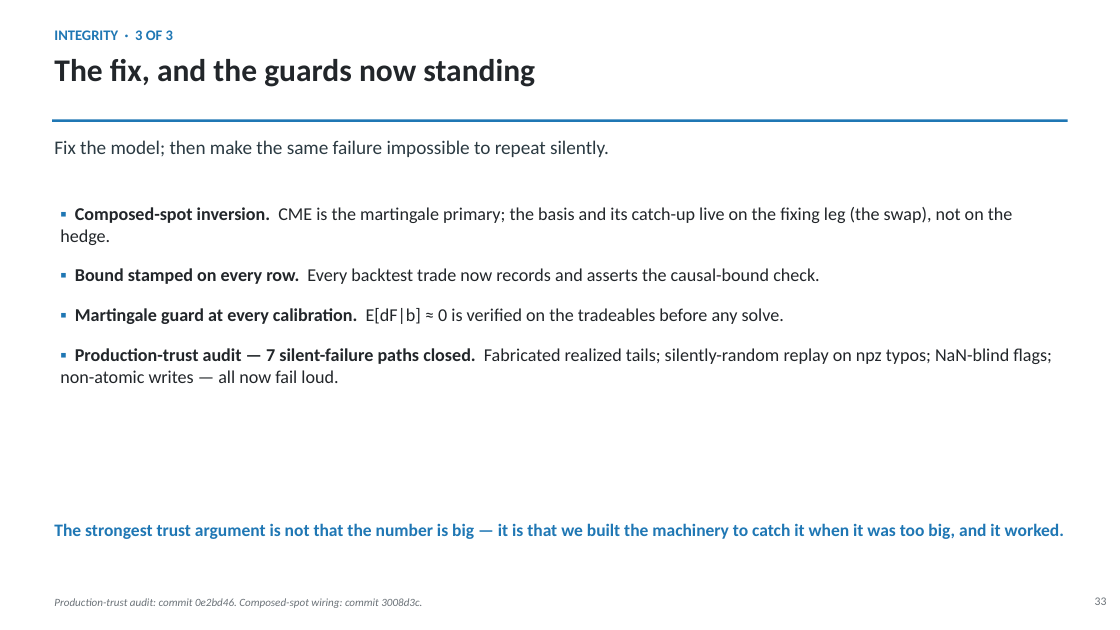
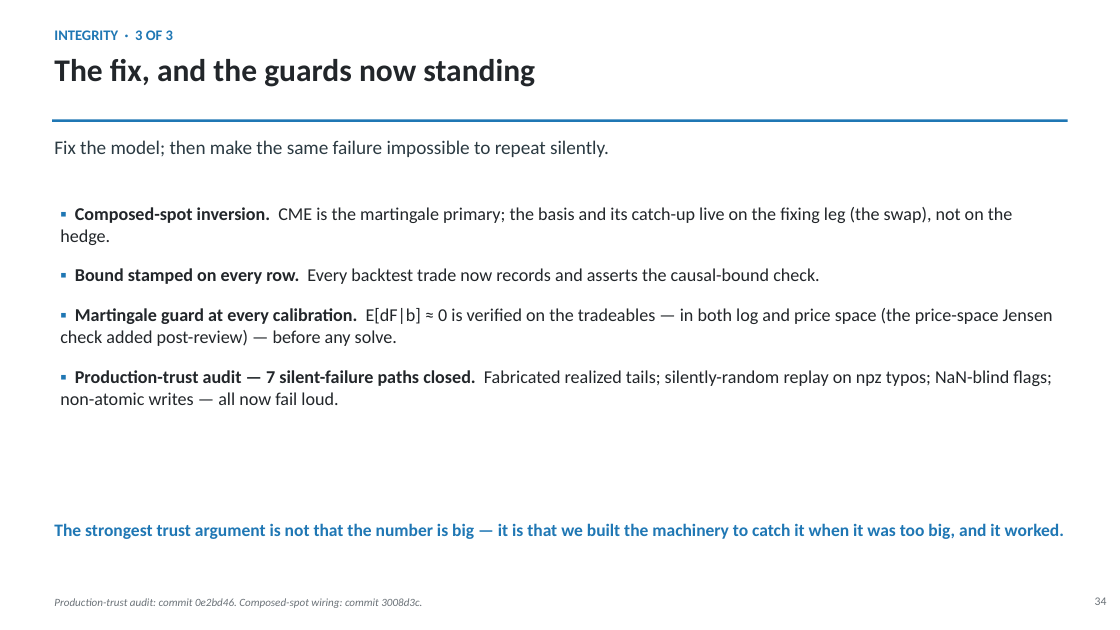
Before and after one commit to sylam/riskflow, a slide deck: slide 34 of artifacts/platinum_hedge_management_deck.pptx (slide 33 before the commit). Drawn at 1120x630 pixels with LibreOffice and Linux fonts; fonts in the diff are those of the drawing. Boxes give left, top, right and bottom in pixels: in the first picture for what was removed or moved away, otherwise in the second. Text is boxed around its words. In the diff, an @@ line names an element or a change of style, - is before the commit and + after.

```diff
--- a/artifacts/platinum_hedge_management_deck.pptx
+++ b/artifacts/platinum_hedge_management_deck.pptx
@@ text at bbox=[60, 308, 1053, 346]: text changed @@
-▪ Martingale guard at every calibration. E[dF|b] ≈ 0 is verified on the tradeables before any solve.
+▪ Martingale guard at every calibration. E[dF|b] ≈ 0 is verified on the tradeables — in both log and price space (the price-space Jensen check added post-review) — before any solve.
@@ text at bbox=[1095, 597, 1107, 605]: text changed @@
-33
+34
```
Also in this commit, not shown: 19 other slides changed, 1 slide added.
